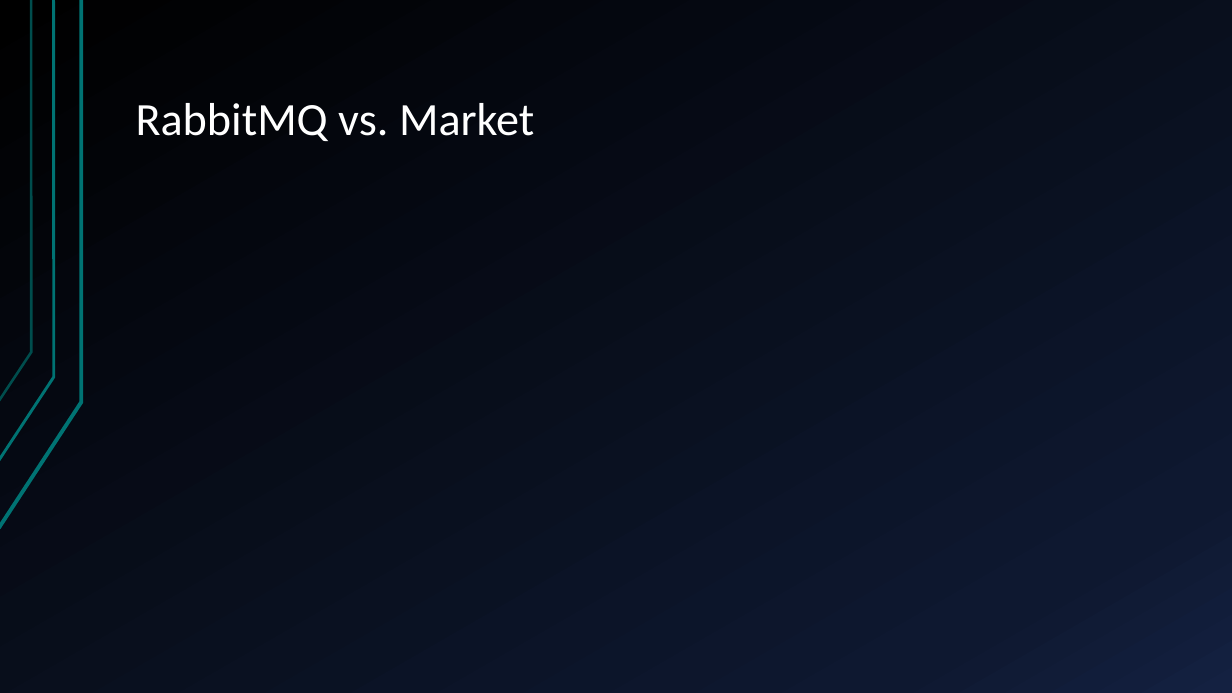
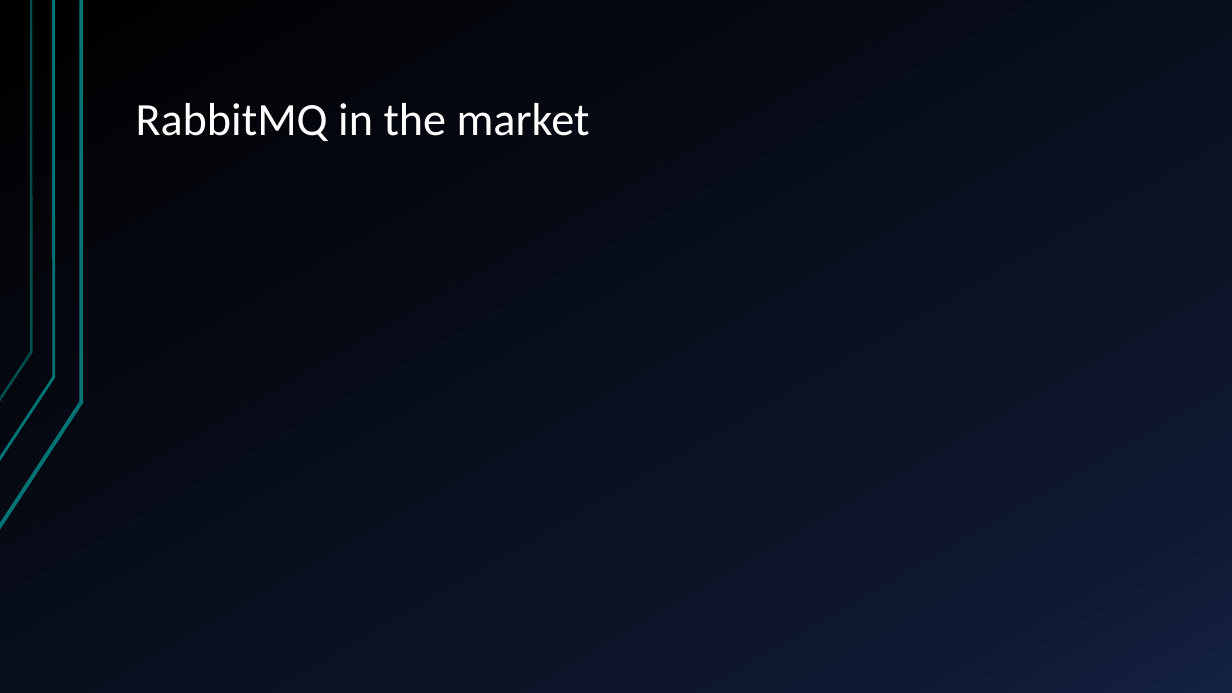
Before and after one commit to marc7666/Distributed-computing-course, a slide deck: slide 20 of Activities/Activity 2/RabbitMQ – components, benefits and application.pptx (slide 14 before the commit). Drawn at 1232x693 pixels with LibreOffice and Linux fonts; fonts in the diff are those of the drawing. Boxes give left, top, right and bottom in pixels: in the first picture for what was removed or moved away, otherwise in the second. Text is boxed around its words. In the diff, an @@ line names an element or a change of style, - is before the commit and + after.

```diff
--- a/Activities/Activity 2/RabbitMQ – components, benefits and application.pptx
+++ b/Activities/Activity 2/RabbitMQ – components, benefits and application.pptx
@@ title at bbox=[136, 103, 590, 141]: text changed @@
-RabbitMQ vs. Market
+RabbitMQ in the market
```
Also in this commit, not shown: 8 other slides changed, 14 slides added, 4 slides removed, 2 other files.
